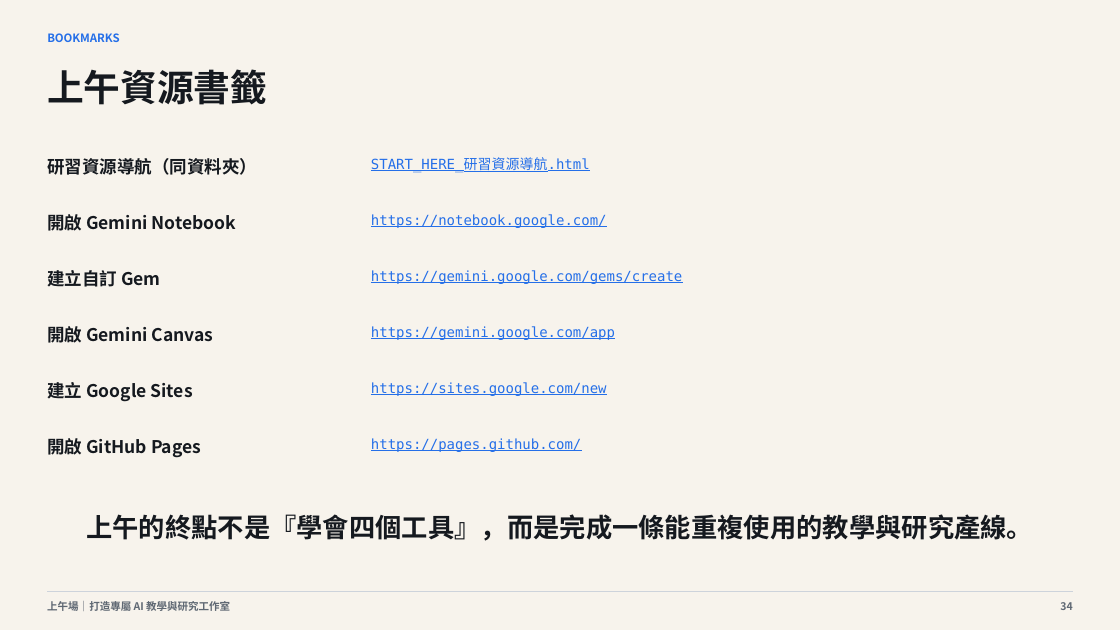
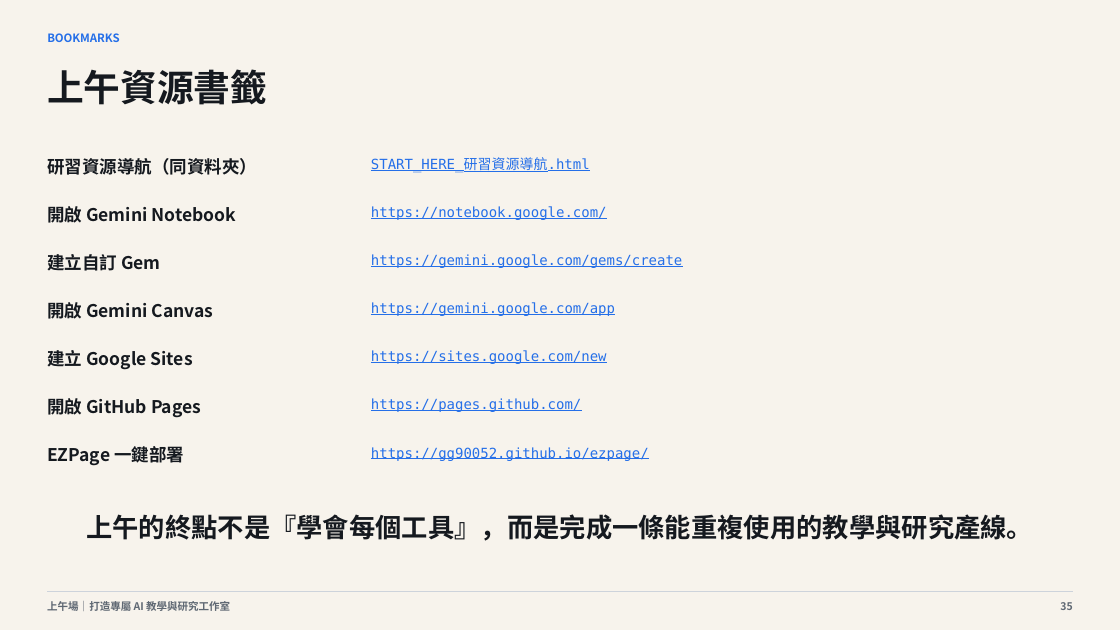
Before and after one commit to cagoooo/ncu-ai-agent-workshop-20260826, a slide deck: slide 35 of 01_簡報/上午場_打造專屬AI教學與研究工作室_20260826.pptx (slide 34 before the commit). Drawn at 1120x630 pixels with LibreOffice and Linux fonts; fonts in the diff are those of the drawing. Boxes give left, top, right and bottom in pixels: in the first picture for what was removed or moved away, otherwise in the second. Text is boxed around its words. In the diff, an @@ line names an element or a change of style, - is before the commit and + after.

Commit message:
✨ 新增 EZPage ZIP 一鍵部署教學流程

```diff
--- a/01_簡報/上午場_打造專屬AI教學與研究工作室_20260826.pptx
+++ b/01_簡報/上午場_打造專屬AI教學與研究工作室_20260826.pptx
@@ text "開啟 Gemini Notebook": place and size @@
-text "開啟 Gemini Notebook" at (47, 211, 236, 234)
+text "開啟 Gemini Notebook" at (47, 203, 236, 226)
@@ text "https://notebook.google.com/": place and size @@
-text "https://notebook.google.com/" at (371, 214, 607, 228)
+text "https://notebook.google.com/" at (371, 206, 607, 220)
@@ text "建立自訂 Gem": place and size @@
-text "建立自訂 Gem" at (47, 270, 161, 287)
+text "建立自訂 Gem" at (47, 254, 161, 271)
@@ text "https://gemini.google.com/gems/create": place and size @@
-text "https://gemini.google.com/gems/create" at (371, 270, 682, 284)
+text "https://gemini.google.com/gems/create" at (371, 254, 682, 268)
@@ text "開啟 Gemini Canvas": place and size @@
-text "開啟 Gemini Canvas" at (47, 323, 214, 346)
+text "開啟 Gemini Canvas" at (47, 299, 214, 322)
@@ text "https://gemini.google.com/app": place and size @@
-text "https://gemini.google.com/app" at (371, 326, 615, 340)
+text "https://gemini.google.com/app" at (371, 302, 615, 316)
@@ text "建立 Google Sites": place and size @@
-text "建立 Google Sites" at (47, 382, 193, 402)
+text "建立 Google Sites" at (47, 350, 193, 370)
@@ text "https://sites.google.com/new": place and size @@
-text "https://sites.google.com/new" at (371, 382, 607, 396)
+text "https://sites.google.com/new" at (371, 350, 607, 364)
@@ text "開啟 GitHub Pages": place and size @@
-text "開啟 GitHub Pages" at (47, 435, 201, 458)
+text "開啟 GitHub Pages" at (47, 395, 201, 418)
@@ text "https://pages.github.com/": place and size @@
-text "https://pages.github.com/" at (371, 438, 581, 452)
+text "https://pages.github.com/" at (371, 398, 581, 412)
@@ text added at (47, 446, 184, 466), 15 pt, text #15191F, bold @@
+EZPage 一鍵部署
@@ text added at (371, 447, 649, 461), 12 pt, text #256FE8, underline @@
+https://gg90052.github.io/ezpage/
@@ text at (86, 514, 1033, 541): text changed @@
-上午的終點不是『學會四個工具』，而是完成一條能重複使用的教學與研究產線。
+上午的終點不是『學會每個工具』，而是完成一條能重複使用的教學與研究產線。
@@ text at (1060, 602, 1072, 610): text changed @@
-34
+35
```
Also in this commit, not shown: 2 other slides changed, 1 slide added, 15 other files.
